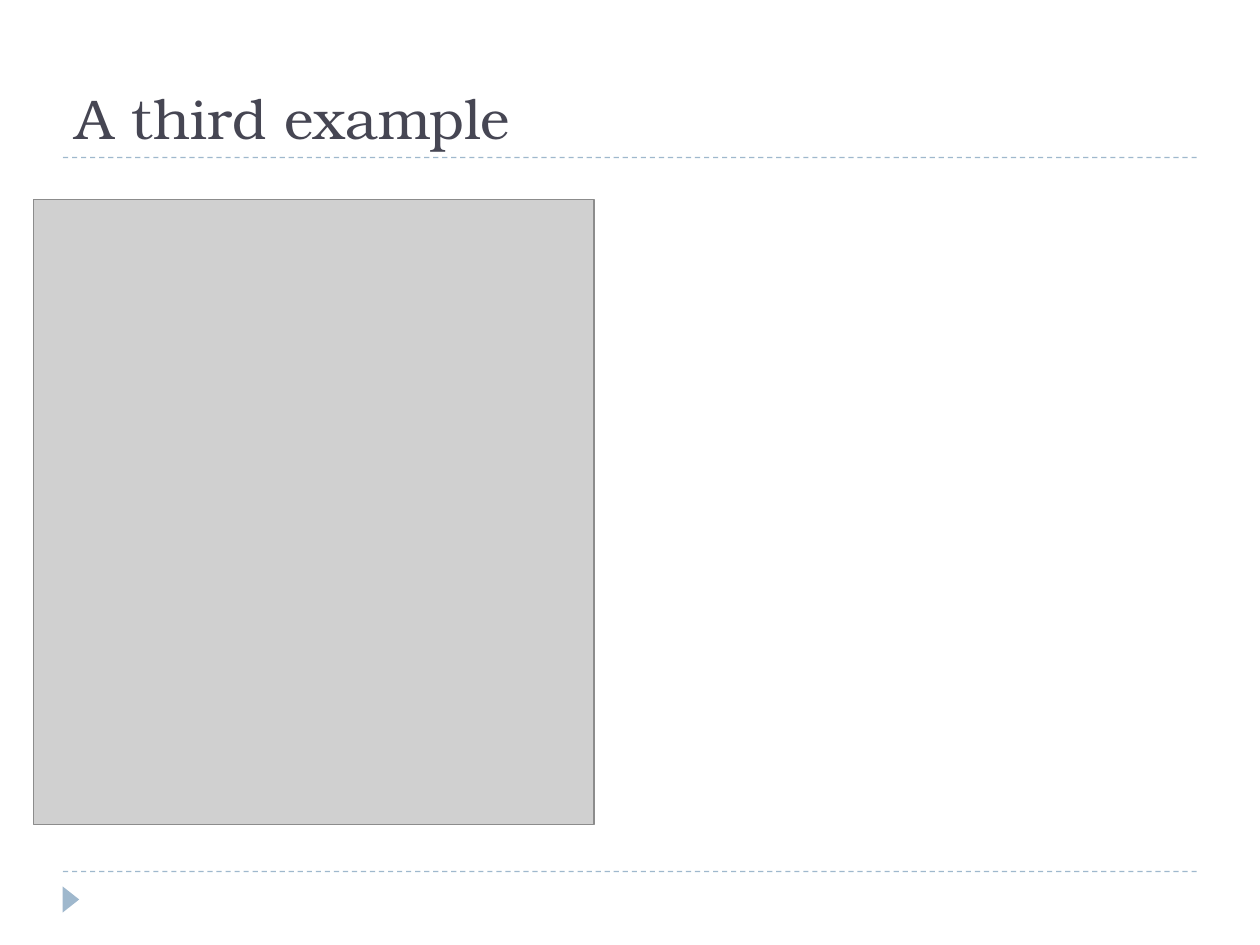
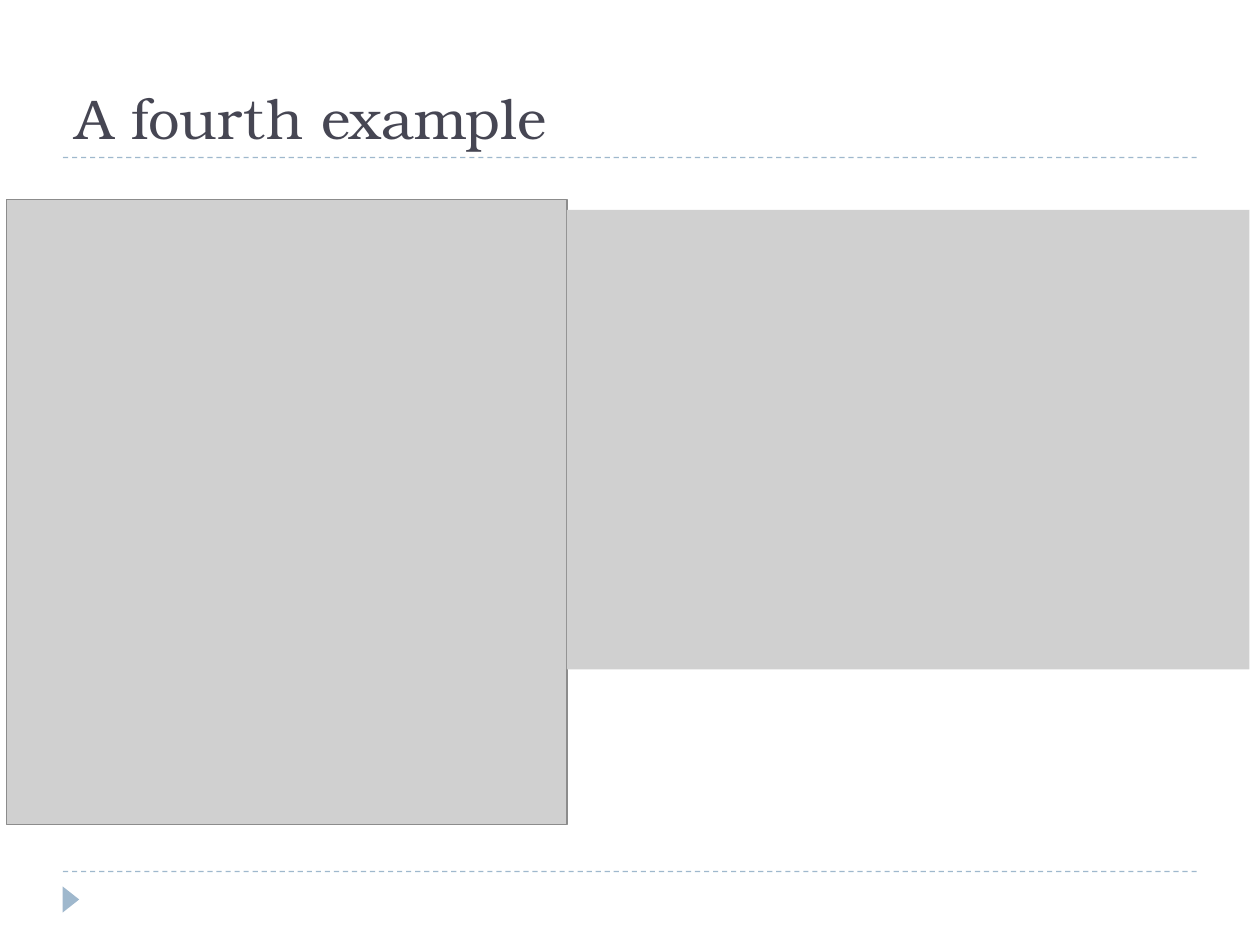
Before and after one commit to eldridgejm/dsc40b-2021-wi-public, a slide deck: slide 42 of published/lectures/02-time_complexity-pt_I/slides-wang.pptx (slide 40 before the commit). Drawn at 1260x945 pixels with LibreOffice and Linux fonts; fonts in the diff are those of the drawing; grey boxes stand for pictures. Boxes give left, top, right and bottom in pixels: in the first picture for what was removed or moved away, otherwise in the second. Text is boxed around its words. In the diff, an @@ line names an element or a change of style, - is before the commit and + after.

```diff
--- a/published/lectures/02-time_complexity-pt_I/slides-wang.pptx
+++ b/published/lectures/02-time_complexity-pt_I/slides-wang.pptx
@@ title at bbox=[76, 98, 546, 152]: text changed @@
-A third example
+A fourth example
@@ picture: place and size @@
-picture at bbox=[34, 199, 595, 824]
+picture at bbox=[6, 199, 567, 824]
@@ picture added at bbox=[567, 210, 1250, 670] @@
```
Also in this commit, not shown: 3 other slides changed, 2 slides added, 5 other files.
